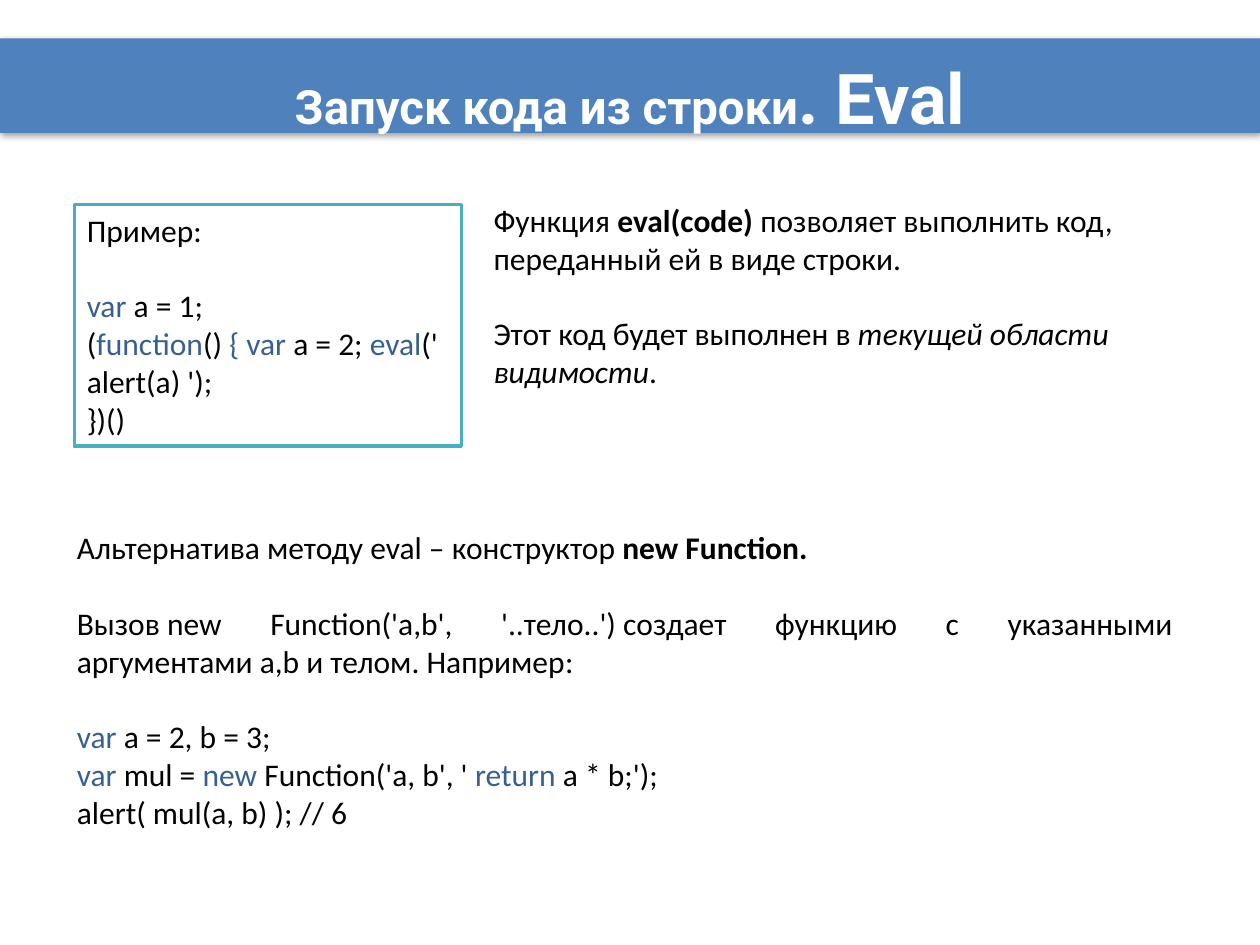
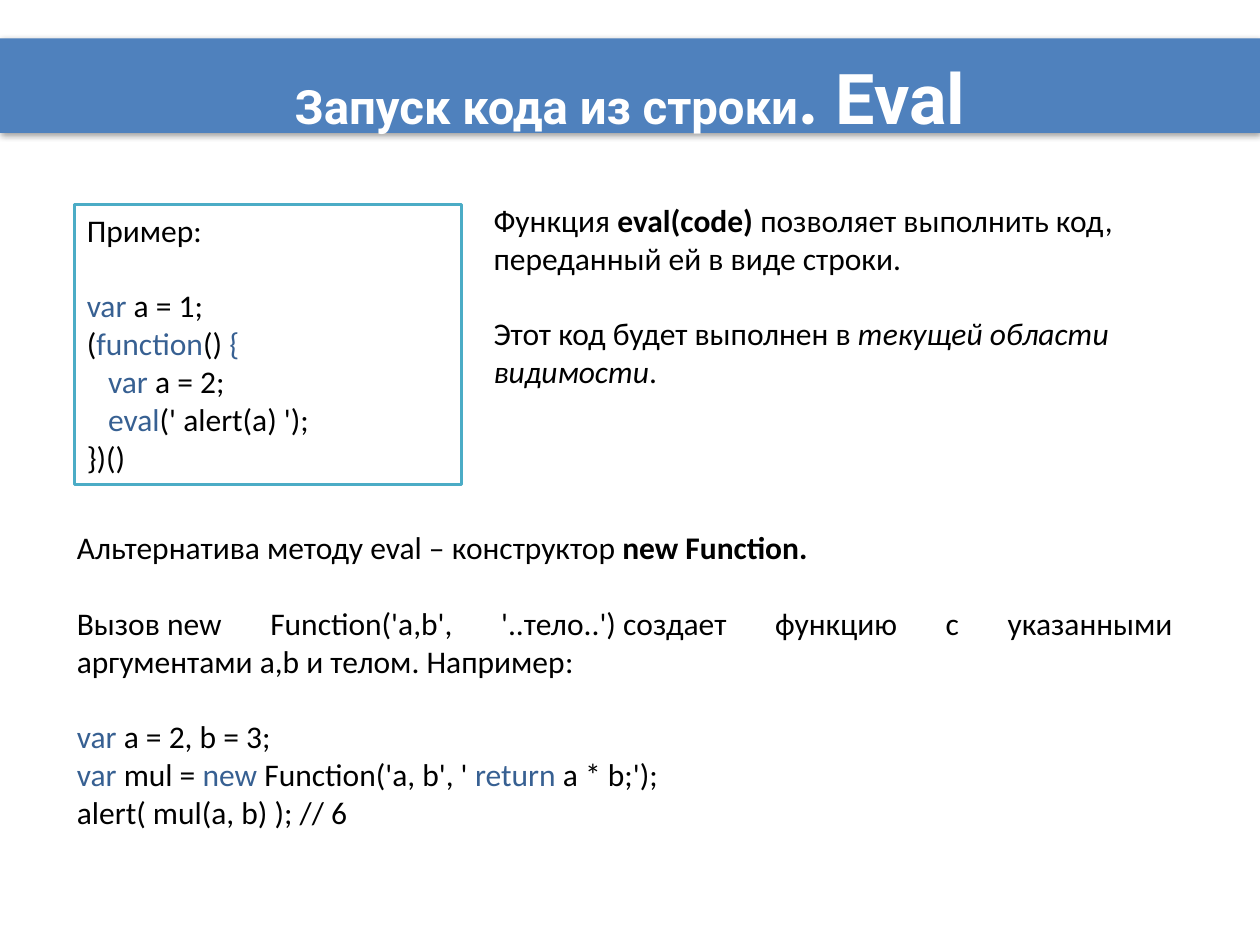
Before and after one commit to DinamickaDevelopment/Ignite-1, a slide deck: slide 5 of lesson_5/Presentation/Other_Js_possibilities.pptx. Drawn at 1260x945 pixels with LibreOffice and Linux fonts; fonts in the diff are those of the drawing; background and template pictures are left out. Boxes give left, top, right and bottom in pixels: in the first picture for what was removed or moved away, otherwise in the second. Text is boxed around its words. In the diff, an @@ line names an element or a change of style, - is before the commit and + after.

```diff
--- a/lesson_5/Presentation/Other_Js_possibilities.pptx
+++ b/lesson_5/Presentation/Other_Js_possibilities.pptx
@@ rectangle "Пример:" resized from (x1=74, y1=204, x2=461, y2=446) to (x1=74, y1=204, x2=461, y2=484) @@
@@ text in rectangle at (x1=87, y1=332, x2=277, y2=435): text changed @@
-(function() { var a = 2; eval(' alert(a) ');
+(function() {
+var a = 2;
+eval(' alert(a) ');
```
Also in this commit, not shown: 2 other slides changed, 5 other files.
